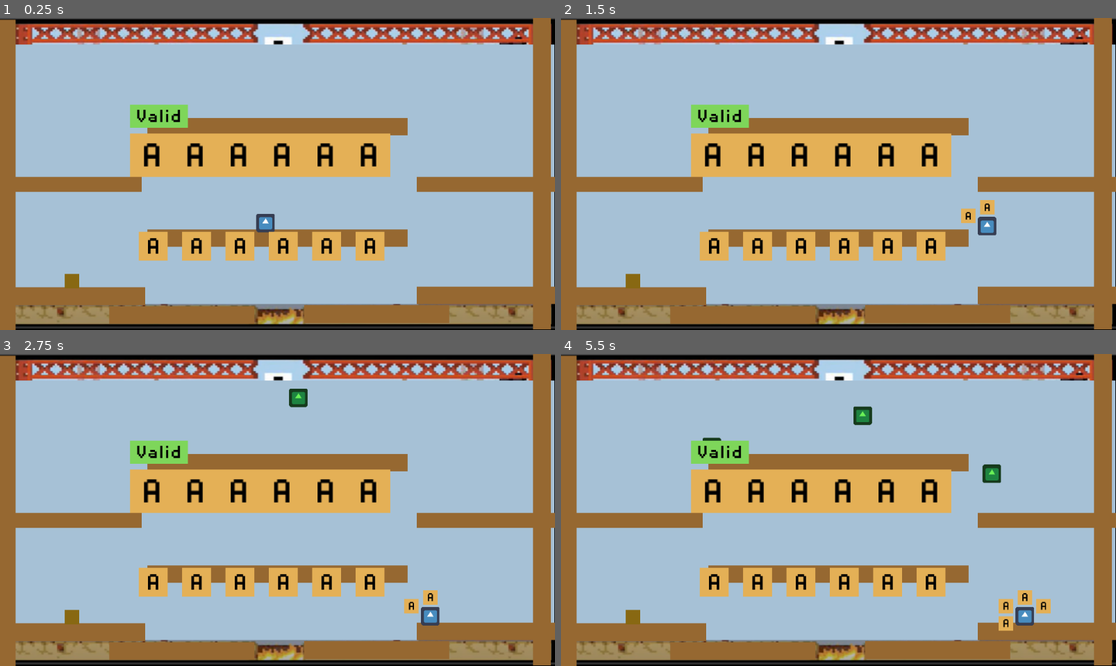
Above: before the commit, frames 1-4 (two rows, left to right).
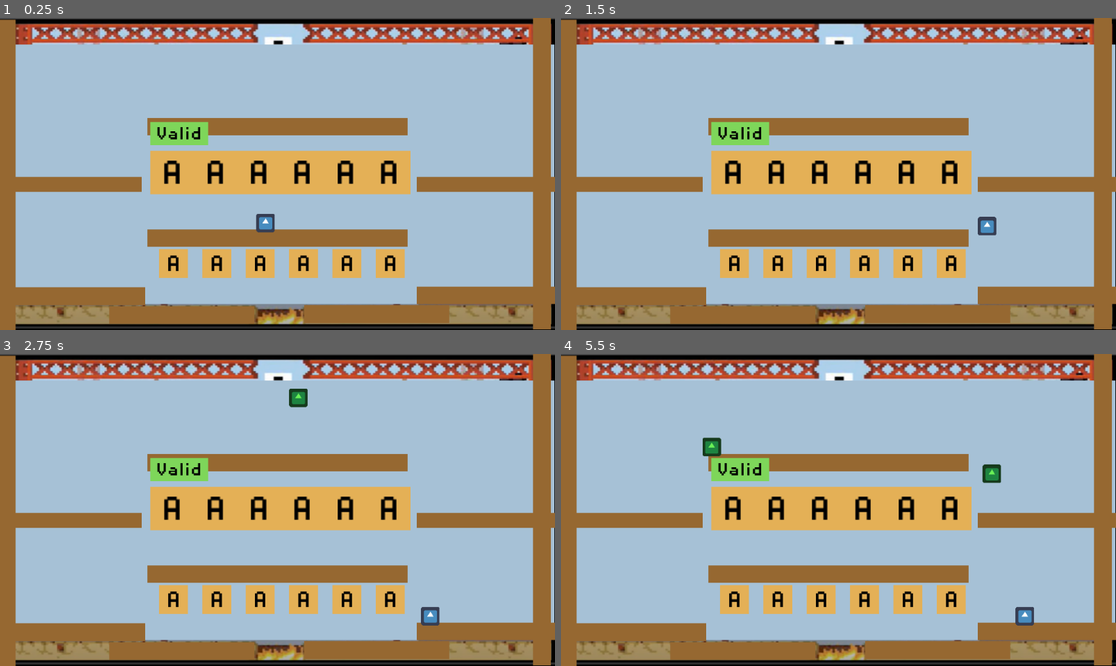
Above: after the commit, the same moments.

Repository: zhimingc/super_scrabble_box
Game: Godot game, scene res://Scenes/MainGame.tscn
Two runs of this game, one before a commit and one after it. Both use one fixed random seed, a clock stepped at 60 frames per second and the inputs below. The engine's default icon, where the game draws it, is replaced by a stand-in: a white triangle on a blue panel in a dark square.
Inputs:
- Up to frame 1 (0.25 s): no input
- Up to frame 2 (1.5 s): tap Enter (ui_accept) at 0.5, 0.77, 1.07 s; hold Right (ui_right) from 0.53 s (still down); tap Space (ui_select) at 0.6 s; tap Q at 0.8, 1.35 s
- Up to frame 3 (2.75 s): tap Enter (ui_accept) at 1.52, 1.82 s; tap Backspace at 1.55, 2.1 s; release Right (ui_right) at 2.03 s; hold Left (ui_left) from 2.03 s (still down); tap E at 2.3 s
- Up to frame 4 (5.5 s): release Left (ui_left) at 2.78 s; hold Right (ui_right) 2.78-4.28 s; tap E at 2.85 s; tap Enter (ui_accept) at 3.02, 3.05, 3.32, 3.6, 3.77, 4.07, 4.52, 4.82 s; tap Space (ui_select) at 3.8, 4.35 s; hold Left (ui_left) 4.28-5.03 s; tap Q at 4.55, 5.1 s; hold Right (ui_right) from 5.03 s (still down); tap Backspace at 5.3 s

The runs differ from the first frame. In frame 1, 13% of the frame differs, in the area x 11-74%, y 27-87%; in frame 2, 13%; in frame 3, 13%; in frame 4, 14%, in the area x 11-89%, y 16-89%.
Error before the commit: Trying to assign value of type 'PlayerCharacter.gd' to a variable of type 'WordController.gd'. (res://Scripts/WordController.gd:18)
Error after the commit: Trying to assign value of type 'PlayerCharacter.gd' to a variable of type 'WordController.gd'. (res://Scripts/WordController.gd:24)

Commit message:
Added word attack

Diff:
--- /dev/null
+++ b/Objects/Effect_LetterAttack.tscn
@@ -0,0 +1,18 @@
+[gd_scene load_steps=4 format=2]
+
+[ext_resource path="res://Scripts/Effect_LetterAttack.gd" type="Script" id=1]
+[ext_resource path="res://Objects/HUD_LetterElement.tscn" type="PackedScene" id=2]
+
+[sub_resource type="RectangleShape2D" id=1]
+extents = Vector2( 25, 25 )
+
+[node name="LetterAttack" type="Area2D"]
+scale = Vector2( 0.5, 0.5 )
+script = ExtResource( 1 )
+
+[node name="TextureRect" parent="." instance=ExtResource( 2 )]
+
+[node name="CollisionShape2D" type="CollisionShape2D" parent="."]
+shape = SubResource( 1 )
+
+[connection signal="body_entered" from="." to="." method="_on_LetterAttack_body_entered"]
--- a/Objects/HUD_LetterElement.tscn
+++ b/Objects/HUD_LetterElement.tscn
@@ -10,9 +10,14 @@
 
 [node name="TextureRect" type="TextureRect"]
 modulate = Color( 0.894118, 0.690196, 0.337255, 1 )
-margin_right = 50.0
-margin_bottom = 50.0
+margin_left = -25.0
+margin_top = -25.0
+margin_right = 25.0
+margin_bottom = 25.0
 texture = ExtResource( 1 )
+__meta__ = {
+"_edit_group_": true
+}
 
 [node name="Label" type="Label" parent="."]
 modulate = Color( 0, 0, 0, 1 )
--- a/Objects/PlayerCharacter.tscn
+++ b/Objects/PlayerCharacter.tscn
@@ -40,9 +40,7 @@
 
 [node name="TextureRect2" parent="." instance=ExtResource( 3 )]
 visible = false
-margin_left = -25.0
 margin_top = -90.0
-margin_right = 25.0
 margin_bottom = -40.0
 
 [node name="TextureRect3" parent="." instance=ExtResource( 3 )]
@@ -55,16 +53,18 @@
 [node name="TextureRect5" parent="." instance=ExtResource( 3 )]
 visible = false
 margin_left = -90.0
+margin_top = 0.0
 margin_right = -40.0
+margin_bottom = 50.0
 
 [node name="TextureRect6" parent="." instance=ExtResource( 3 )]
 visible = false
-margin_left = -25.0
-margin_top = 40.0
-margin_right = 25.0
-margin_bottom = 90.0
+margin_top = 40.16
+margin_bottom = 90.16
 
 [node name="TextureRect4" parent="." instance=ExtResource( 3 )]
 visible = false
 margin_left = 40.0
+margin_top = 0.0
 margin_right = 90.0
+margin_bottom = 50.0
--- a/Objects/WordController.tscn
+++ b/Objects/WordController.tscn
@@ -1,121 +1,122 @@
-[gd_scene load_steps=6 format=2]
+[gd_scene load_steps=7 format=2]
 
 [ext_resource path="res://Scripts/WordController.gd" type="Script" id=1]
-[ext_resource path="res://Textures/square_small.png" type="Texture" id=2]
-[ext_resource path="res://Objects/HUD_LetterElement.tscn" type="PackedScene" id=3]
-[ext_resource path="res://Fonts/DisposableDroidBB.otf" type="DynamicFontData" id=4]
+[ext_resource path="res://Objects/Effect_LetterAttack.tscn" type="PackedScene" id=2]
+[ext_resource path="res://Textures/square_small.png" type="Texture" id=3]
+[ext_resource path="res://Objects/HUD_LetterElement.tscn" type="PackedScene" id=4]
+[ext_resource path="res://Fonts/DisposableDroidBB.otf" type="DynamicFontData" id=5]
 
 [sub_resource type="DynamicFont" id=1]
 size = 40
 use_filter = true
-font_data = ExtResource( 4 )
+font_data = ExtResource( 5 )
 
 [node name="WordController" type="Node2D"]
 pause_mode = 2
 script = ExtResource( 1 )
+LetterAttack = ExtResource( 2 )
 
 [node name="Overlay" type="TextureRect" parent="."]
 visible = false
 modulate = Color( 0.34902, 0.34902, 0.34902, 0.588235 )
 margin_right = 960.0
 margin_bottom = 540.0
-texture = ExtResource( 2 )
+texture = ExtResource( 3 )
 stretch_mode = 1
 
 [node name="Held" type="Node2D" parent="."]
+editor/display_folded = true
 position = Vector2( 190, -30 )
-__meta__ = {
-"_edit_group_": true
-}
 
-[node name="TextureRect_0" parent="Held" instance=ExtResource( 3 )]
-margin_left = 50.0
-margin_top = 400.0
-margin_right = 100.0
-margin_bottom = 450.0
+[node name="TextureRect_0" parent="Held" instance=ExtResource( 4 )]
+margin_left = 85.0
+margin_top = 430.0
+margin_right = 135.0
+margin_bottom = 480.0
 
-[node name="TextureRect_1" parent="Held" instance=ExtResource( 3 )]
-margin_left = 125.0
-margin_top = 400.0
-margin_right = 175.0
-margin_bottom = 450.0
+[node name="TextureRect_1" parent="Held" instance=ExtResource( 4 )]
+margin_left = 160.0
+margin_top = 430.0
+margin_right = 210.0
+margin_bottom = 480.0
 
-[node name="TextureRect_2" parent="Held" instance=ExtResource( 3 )]
-margin_left = 200.0
-margin_top = 400.0
-margin_right = 250.0
-margin_bottom = 450.0
+[node name="TextureRect_2" parent="Held" instance=ExtResource( 4 )]
+margin_left = 235.0
+margin_top = 430.0
+margin_right = 285.0
+margin_bottom = 480.0
 
-[node name="TextureRect_3" parent="Held" instance=ExtResource( 3 )]
-margin_left = 275.0
-margin_top = 400.0
-margin_right = 325.0
-margin_bottom = 450.0
+[node name="TextureRect_3" parent="Held" instance=ExtResource( 4 )]
+margin_left = 310.0
+margin_top = 430.0
+margin_right = 360.0
+margin_bottom = 480.0
 
-[node name="TextureRect_4" parent="Held" instance=ExtResource( 3 )]
-margin_left = 350.0
-margin_top = 400.0
-margin_right = 400.0
-margin_bottom = 450.0
+[node name="TextureRect_4" parent="Held" instance=ExtResource( 4 )]
+margin_left = 385.0
+margin_top = 430.0
+margin_right = 435.0
+margin_bottom = 480.0
 
-[node name="TextureRect_5" parent="Held" instance=ExtResource( 3 )]
-margin_left = 425.0
-margin_top = 400.0
-margin_right = 475.0
-margin_bottom = 450.0
+[node name="TextureRect_5" parent="Held" instance=ExtResource( 4 )]
+margin_left = 460.0
+margin_top = 430.0
+margin_right = 510.0
+margin_bottom = 480.0
 
 [node name="Used" type="Node2D" parent="."]
+editor/display_folded = true
 position = Vector2( 0, 60 )
 
-[node name="TextureRect_8" parent="Used" instance=ExtResource( 3 )]
-margin_left = 225.0
-margin_top = 140.0
-margin_right = 275.0
-margin_bottom = 190.0
+[node name="TextureRect_8" parent="Used" instance=ExtResource( 4 )]
+margin_left = 260.0
+margin_top = 170.0
+margin_right = 310.0
+margin_bottom = 220.0
 rect_scale = Vector2( 1.5, 1.5 )
 
-[node name="TextureRect_6" parent="Used" instance=ExtResource( 3 )]
-margin_left = 300.0
-margin_top = 140.0
-margin_right = 350.0
-margin_bottom = 190.0
+[node name="TextureRect_6" parent="Used" instance=ExtResource( 4 )]
+margin_left = 335.0
+margin_top = 170.0
+margin_right = 385.0
+margin_bottom = 220.0
 rect_scale = Vector2( 1.5, 1.5 )
 
-[node name="TextureRect_7" parent="Used" instance=ExtResource( 3 )]
-margin_left = 375.0
-margin_top = 140.0
-margin_right = 425.0
-margin_bottom = 190.0
+[node name="TextureRect_7" parent="Used" instance=ExtResource( 4 )]
+margin_left = 410.0
+margin_top = 170.0
+margin_right = 460.0
+margin_bottom = 220.0
 rect_scale = Vector2( 1.5, 1.5 )
 
-[node name="TextureRect_9" parent="Used" instance=ExtResource( 3 )]
-margin_left = 450.0
-margin_top = 140.0
-margin_right = 500.0
-margin_bottom = 190.0
+[node name="TextureRect_9" parent="Used" instance=ExtResource( 4 )]
+margin_left = 485.0
+margin_top = 170.0
+margin_right = 535.0
+margin_bottom = 220.0
 rect_scale = Vector2( 1.5, 1.5 )
 
-[node name="TextureRect_11" parent="Used" instance=ExtResource( 3 )]
-margin_left = 525.0
-margin_top = 140.0
-margin_right = 575.0
-margin_bottom = 190.0
+[node name="TextureRect_11" parent="Used" instance=ExtResource( 4 )]
+margin_left = 560.0
+margin_top = 170.0
+margin_right = 610.0
+margin_bottom = 220.0
 rect_scale = Vector2( 1.5, 1.5 )
 
-[node name="TextureRect_10" parent="Used" instance=ExtResource( 3 )]
-margin_left = 600.0
-margin_top = 140.0
-margin_right = 650.0
-margin_bottom = 190.0
+[node name="TextureRect_10" parent="Used" instance=ExtResource( 4 )]
+margin_left = 635.0
+margin_top = 170.0
+margin_right = 685.0
+margin_bottom = 220.0
 rect_scale = Vector2( 1.5, 1.5 )
 
 [node name="WordValid" type="TextureRect" parent="."]
 modulate = Color( 0.494118, 0.839216, 0.352941, 1 )
-margin_left = 225.0
-margin_top = 150.0
-margin_right = 325.0
-margin_bottom = 190.0
-texture = ExtResource( 2 )
+margin_left = 260.0
+margin_top = 180.0
+margin_right = 360.0
+margin_bottom = 220.0
+texture = ExtResource( 3 )
 expand = true
 __meta__ = {
 "_edit_group_": true
--- a/Scenes/Level_0.tscn
+++ b/Scenes/Level_0.tscn
@@ -1,11 +1,13 @@
 [gd_scene load_steps=7 format=2]
 
-[ext_resource path="res://Objects/LevelControl.gd" type="Script" id=1]
+[ext_resource path="res://Scripts/LevelControl.gd" type="Script" id=1]
 [ext_resource path="res://Textures/supercratebox_ref.png" type="Texture" id=2]
 [ext_resource path="res://Textures/square_small.png" type="Texture" id=3]
 [ext_resource path="res://Objects/Platform.tscn" type="PackedScene" id=4]
 [ext_resource path="res://Objects/InGameHUD.tscn" type="PackedScene" id=5]
 [ext_resource path="res://Objects/HUD_LetterElement.tscn" type="PackedScene" id=6]
+
+
 
 [node name="Level_0" type="Node2D"]
 script = ExtResource( 1 )
--- a/Scenes/MainGame.tscn
+++ b/Scenes/MainGame.tscn
@@ -46,3 +46,5 @@
 
 [node name="WordController" parent="." instance=ExtResource( 6 )]
 z_index = 1
+
+[connection signal="word_attack" from="WordController" to="." method="_on_WordController_word_attack"]
--- a/Scripts/BasicEnemy.gd
+++ b/Scripts/BasicEnemy.gd
@@ -2,11 +2,14 @@
 
 export var speed = 75
 export var mass = 1
+export var deathForce = 250
 var moveDir = 1
 var velocity = Vector2()
 var accelScale = 100
 var bounce = 5
 var wallBounce = 0
+var isDead = false
+var isTargeted = false
 
 signal respawn(obj)
 
@@ -21,7 +24,7 @@
 
 	if !is_on_floor():
 		acceleration.y += GlobalConstants.gravity * mass
-	else:
+	elif !isDead:
 		velocity.y = 0
 	if is_on_wall():
 		moveDir = -moveDir
@@ -33,4 +36,22 @@
 
 func _process(delta):
 	if position.y > get_viewport_rect().size.y + 25:
-		emit_signal("respawn", self)
+		if isDead:
+			die()
+		else:
+			emit_signal("respawn", self)
+
+	# debug
+	#if Input.is_action_just_pressed("ui_accept"):
+	#	set_dead()
+
+func set_dead():
+	isDead = true
+	moveDir = -1 if position.x < 1080 / 2.0 else 1
+	speed *= 2
+	$CollisionShape2D.queue_free()
+	$AnimatedSprite.flip_v = true
+	velocity.y -= deathForce * accelScale
+
+func die():
+	queue_free()
--- /dev/null
+++ b/Scripts/Effect_LetterAttack.gd
@@ -0,0 +1,17 @@
+extends Node2D
+
+var target : KinematicBody2D
+var speed = 750
+
+func init(newTarget, letter):
+	target = newTarget
+	$TextureRect/Label.text = letter
+
+func _physics_process(delta):
+	var dir = target.position - position
+	position += dir.normalized() * speed * delta
+
+func _on_LetterAttack_body_entered(body):
+	if body == target:
+		body.set_dead()
+		queue_free()
--- a/Scripts/MainGame.gd
+++ b/Scripts/MainGame.gd
@@ -4,6 +4,7 @@
 export (PackedScene) var Enemy_Basic
 export (PackedScene) var LetterBox
 
+var pc : PlayerCharacter
 var dictionaryPath = "res://scrabbleDict.txt"
 var letterSpawns = []
 var oldLetterSpawn = -1
@@ -22,6 +23,7 @@
 	f.close()
 
 func _ready():
+	pc = $PlayerCharacter
 	$EnemyTimer.connect("timeout", self, "spawn_enemy")
 	letterSpawns = $LetterSpawns.get_children()
 	spawn_letterBox()
@@ -33,9 +35,6 @@
 				debug_spawn_player()
 			if event.scancode == KEY_E:
 				spawn_enemy()
-			if event.scancode == KEY_Q:
-				if $PlayerCharacter.can_take_letter():
-					$PlayerCharacter.add_letter("A")
 			if event.scancode == KEY_R:
 				spawn_letterBox()
 
@@ -49,6 +48,8 @@
 	newEnemy.position = $Spawner.position
 	newEnemy.connect("respawn", self, "respawn_enemy")
 	add_child(newEnemy, true)
+	if $EnemyTimer.wait_time > 1.0:
+		$EnemyTimer.wait_time -= 0.5
 
 func respawn_enemy(obj):
 	obj.position = $Spawner.position
--- a/Scripts/PlayerCharacter.gd
+++ b/Scripts/PlayerCharacter.gd
@@ -97,7 +97,27 @@
 
 func update_letters():
 	hide_letters()
-	var letters = get_letters()
-	for i in letters.size():
-		letterHud[i].visible = true
-		letterHud[i].get_node("Label").text = letters[i].letter
+	for i in letterSlot.size():
+		if letterSlot[i].inUse:
+			letterHud[i].visible = true
+			letterHud[i].get_node("Label").text = letterSlot[i].letter
+
+func get_closest_enemies():
+	var enemies = []
+	var closest = []
+	enemies = get_tree().get_nodes_in_group("enemy")
+	for enemy in enemies:
+		if enemy.isDead or enemy.isTargeted:
+			continue
+		var dist = position.distance_to(enemy.position)
+		if closest.size() == 0:
+			closest.push_back(enemy)
+		else:
+			for i in closest.size():
+				var unitDist = position.distance_to(closest[i].position)
+				if dist < unitDist:
+					closest.insert(i, enemy)
+					break
+				elif i == closest.size() - 1:
+					closest.push_back(enemy)
+	return closest
--- a/Scripts/WordController.gd
+++ b/Scripts/WordController.gd
@@ -1,4 +1,6 @@
 extends Node2D
+
+export (PackedScene) var LetterAttack
 
 var lettersHeldUI = []
 var lettersUsedUI = []
@@ -9,9 +11,13 @@
 
 var pc : PlayerCharacter
 var isPaused = false
+var oldPause = false
+var wordIsValid = false
 var currentIdx = -1
 var currentLettersIdx = []
 var heldLetters = []
+
+signal word_attack(word)
 
 func _ready():
 	currentLettersIdx.resize(6)
@@ -35,6 +41,21 @@
 func _process(delta):
 	if Input.is_action_just_pressed("ui_select"):
 		toggle_pause()
+	if Input.is_action_just_pressed("ui_accept") and isPaused:
+		if wordIsValid:
+			toggle_pause()
+			#emit_signal("wordAttack", get_current_word())
+			word_attack(get_current_word())
+			# delete letters used
+			for i in currentLettersIdx:
+				if i != null:
+					heldLetters[i].inUse = false
+			pc.update_letters()
+			update_lettersHeld(pc.get_letters())
+
+	# update ui one frame slower to avoid pause stopping behaviour
+	if oldPause != isPaused:
+		oldPause = isPaused
 		if (isPaused):
 			update_lettersHeld(pc.get_letters())
 			pc.hide_letters()
@@ -42,19 +63,16 @@
 		else:
 			pc.update_letters()
 			hide_letters()
-	if Input.is_action_just_pressed("ui_accept") and isPaused:
-		var currentWord = ""
-		for i in currentLettersIdx:
-			if i != null:
-				currentWord += heldLetters[i].letter
-		if currentWord != "" and GlobalConstants.dict.has(currentWord.to_lower()):
-			print(true)
 
-func check_word():
+func get_current_word():
 	var currentWord = ""
 	for i in currentLettersIdx:
 		if i != null:
 			currentWord += heldLetters[i].letter
+	return currentWord
+
+func check_word():
+	var currentWord = get_current_word()
 	if currentWord != "" and GlobalConstants.dict.has(currentWord.to_lower()):
 		return true
 	return false
@@ -95,7 +113,8 @@
 			update_valid()
 
 func update_valid():
-	if check_word():
+	wordIsValid = check_word()
+	if wordIsValid:
 		validUI.visible = true
 	else:
 		validUI.visible = false
@@ -106,8 +125,8 @@
 	get_tree().paused = isPaused
 
 func init_wordMode():
-	for i in currentLettersIdx:
-		i = -1
+	for i in currentLettersIdx.size():
+		currentLettersIdx[i] = null
 
 func hide_letters():
 	currentIdx = -1
@@ -124,3 +143,14 @@
 		heldLetters[i].inTyping = false
 		lettersHeldUI[i].visible = true
 		lettersHeldUI[i].get_node("Label").text = letters[i].letter
+
+func word_attack(word):
+	var enemies = pc.get_closest_enemies()
+	for i in word.length():
+		if i >= enemies.size():
+			break
+		var newAttack = LetterAttack.instance()
+		newAttack.position = lettersUsedUI[i].rect_global_position
+		newAttack.init(enemies[i], word[i])
+		add_child(newAttack)
+		enemies[i].isTargeted = true
Renamed: Objects/LevelControl.gd -> Scripts/LevelControl.gd
